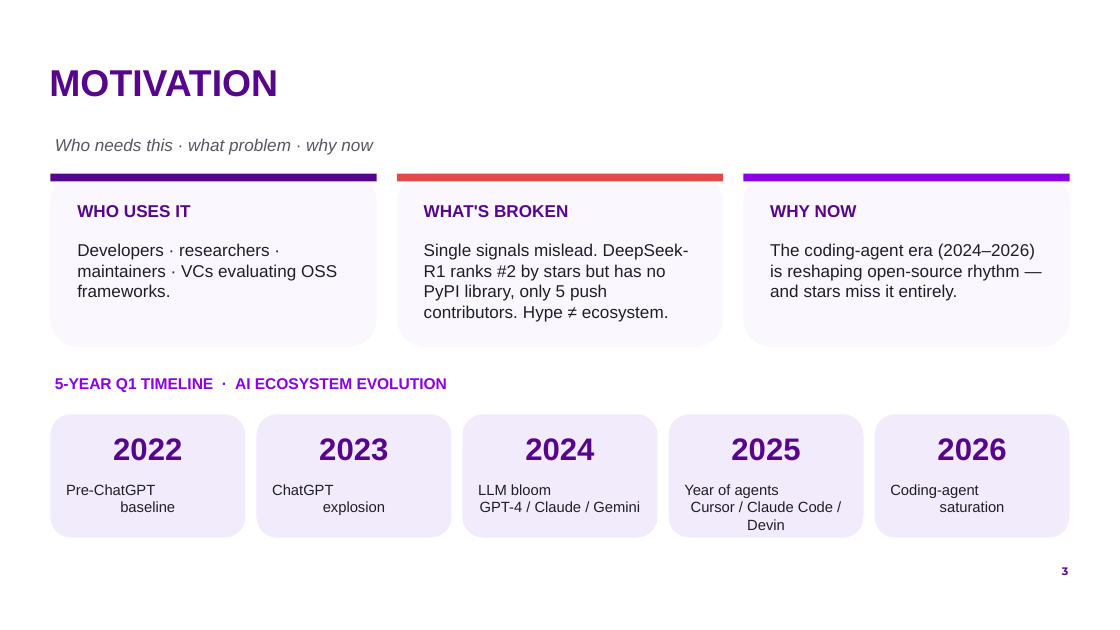
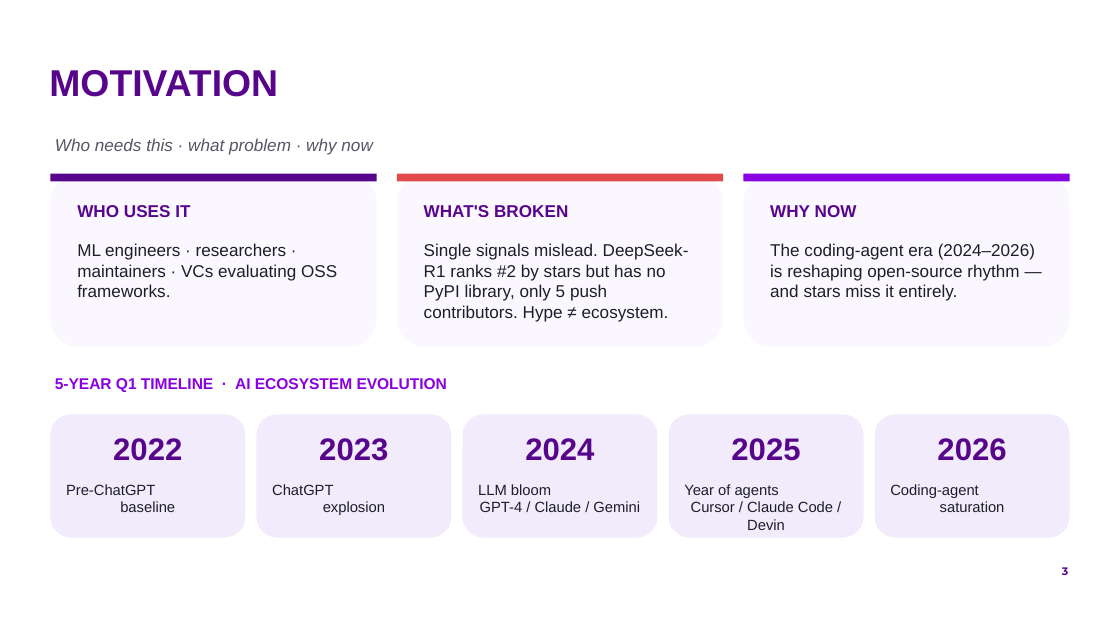
Before and after one commit to by2566-hash/OSS_Pulse, a slide deck: slide 3 of report/presentation/group9_oss_pulse.pptx. Drawn at 1120x630 pixels with LibreOffice and Linux fonts; fonts in the diff are those of the drawing; background and template pictures are left out. Boxes give left, top, right and bottom in pixels: in the first picture for what was removed or moved away, otherwise in the second. Text is boxed around its words. In the diff, an @@ line names an element or a change of style, - is before the commit and + after.

```diff
--- a/report/presentation/group9_oss_pulse.pptx
+++ b/report/presentation/group9_oss_pulse.pptx
@@ text at [77,243,337,297]: text changed @@
-Developers · researchers · maintainers · VCs evaluating OSS frameworks.
+ML engineers · researchers · maintainers · VCs evaluating OSS frameworks.
```
Also in this commit, not shown: 9 other slides changed, 4 slides added, 1 slide removed, 3 other files.
